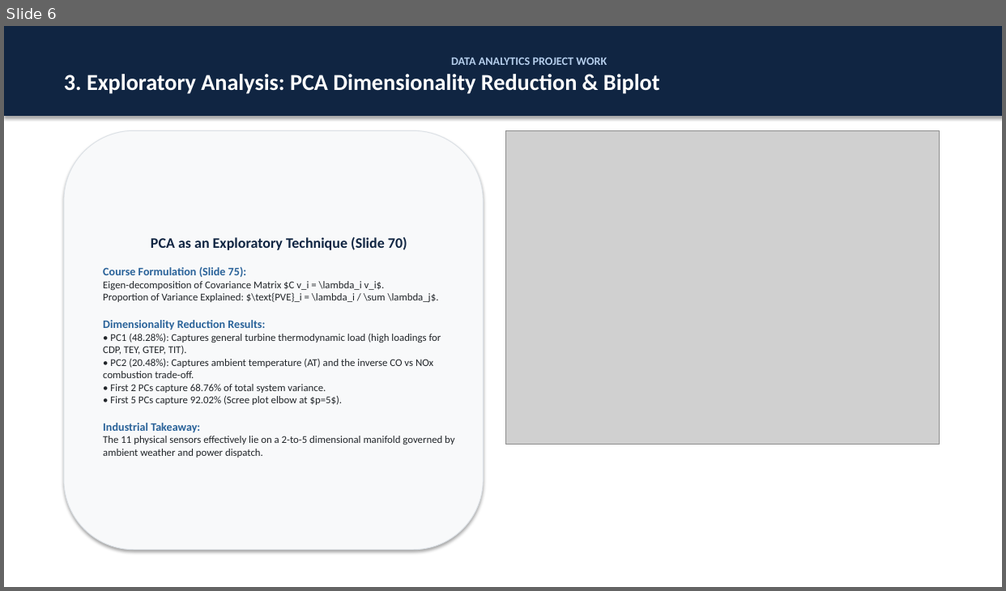
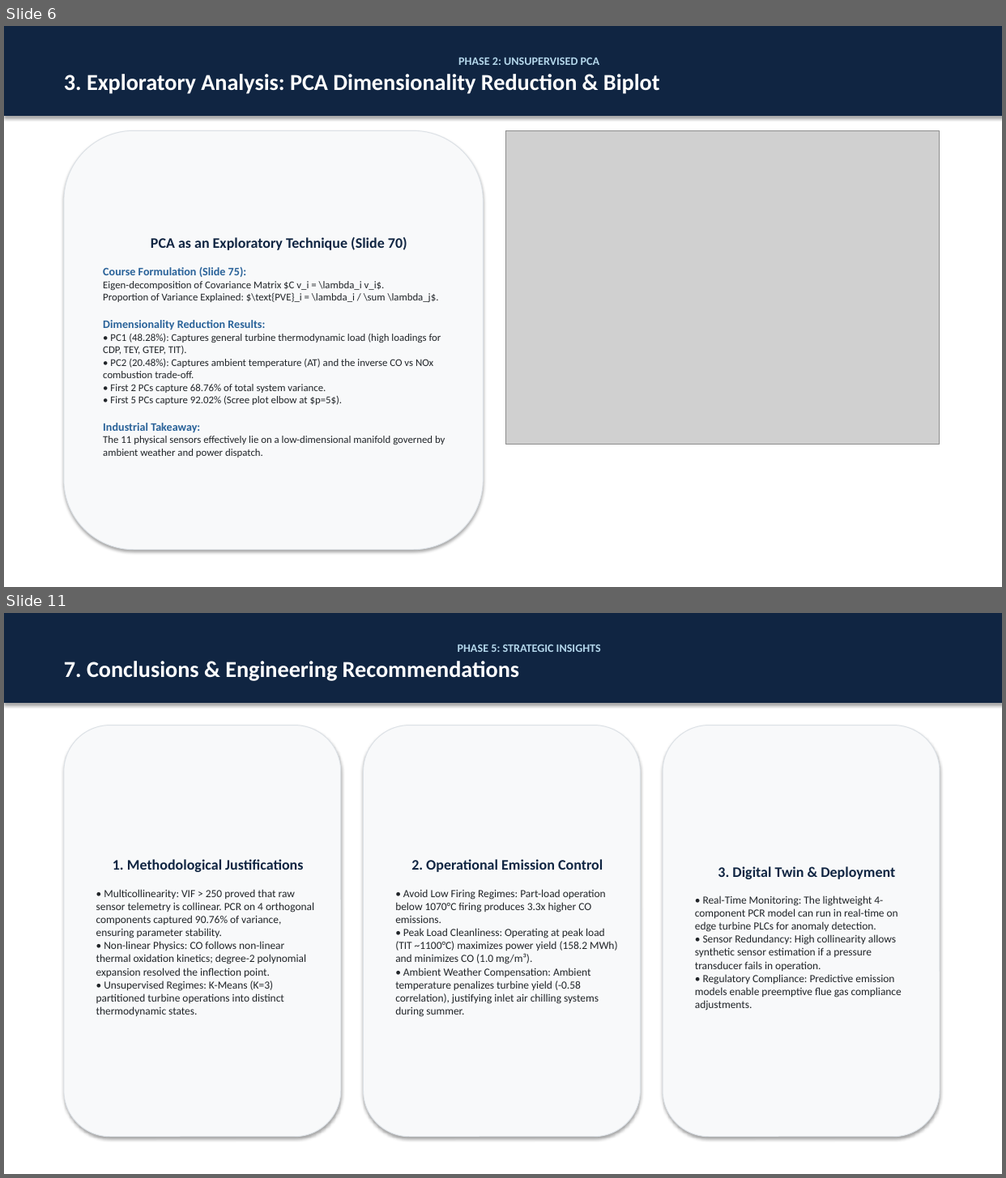
Before and after one commit to guidomariadifiore/DataAnalysisProject, a slide deck: presentation.pptx. Shown one above the other, each under a label of ours: slide 6 before the commit, slides 6 and 11 after it; the slides between them are not shown. The pictures are 1006x591 and 1006x1178 pixels, drawn with LibreOffice and Linux fonts; fonts in the diff are those of the drawing; grey boxes stand for pictures. Boxes give left, top, right and bottom in pixels: in the first picture for what was removed or moved away, otherwise in the second. Text is boxed around its words. In the diff, an @@ line names an element or a change of style, - is before the commit and + after.

```diff
--- a/presentation.pptx
+++ b/presentation.pptx
@@ slide 11 added at <box>4,613,1002,1174</box>, background #FFFFFF @@
@@ rectangle added at <box>4,613,1002,703</box>, fill #102542, outline #102542 0.75 pt, 22 pt, text #FFFFFF, bold @@
+PHASE 5: STRATEGIC INSIGHTS
+7. Conclusions & Engineering Recommendations
@@ rounded rectangle added at <box>64,726,341,1137</box>, fill #F8F9FA, outline #DCE1E6 0.75 pt, 10.5 pt, text #212529 @@
+1. Methodological Justifications
+• Multicollinearity: VIF > 250 proved that raw sensor telemetry is collinear. PCR on 4 orthogonal components captured 90.76% of variance, ensuring parameter stability.
+• Non-linear Physics: CO follows non-linear thermal oxidation kinetics; degree-2 polynomial expansion resolved the inflection point.
+• Unsupervised Regimes: K-Means (K=3) partitioned turbine operations into distinct thermodynamic states.
@@ rounded rectangle added at <box>364,726,641,1137</box>, fill #F8F9FA, outline #DCE1E6 0.75 pt, 10.5 pt, text #212529 @@
+2. Operational Emission Control
+• Avoid Low Firing Regimes: Part-load operation below 1070°C firing produces 3.3x higher CO emissions.
+• Peak Load Cleanliness: Operating at peak load (TIT ~1100°C) maximizes power yield (158.2 MWh) and minimizes CO (1.0 mg/m³).
+• Ambient Weather Compensation: Ambient temperature penalizes turbine yield (-0.58 correlation), justifying inlet air chilling systems during summer.
@@ rounded rectangle added at <box>663,726,940,1137</box>, fill #F8F9FA, outline #DCE1E6 0.75 pt, 10.5 pt, text #212529 @@
+3. Digital Twin & Deployment
+• Real-Time Monitoring: The lightweight 4-component PCR model can run in real-time on edge turbine PLCs for anomaly detection.
+• Sensor Redundancy: High collinearity allows synthetic sensor estimation if a pressure transducer fails in operation.
+• Regulatory Compliance: Predictive emission models enable preemptive flue gas compliance adjustments.
@@ slide 6 changed as well @@
@@ text in rectangle at <box>458,57,600,65</box>: text changed; text colour #B4CDEB to #B4D7EB @@
-DATA ANALYTICS PROJECT WORK
+PHASE 2: UNSUPERVISED PCA
@@ text in rounded rectangle at <box>103,436,445,458</box>: text changed @@
-The 11 physical sensors effectively lie on a 2-to-5 dimensional manifold governed by ambient weather and power dispatch.
+The 11 physical sensors effectively lie on a low-dimensional manifold governed by ambient weather and power dispatch.
```
Also in this commit, not shown: 6 other slides changed, 4 other slides added, 4 other files.
